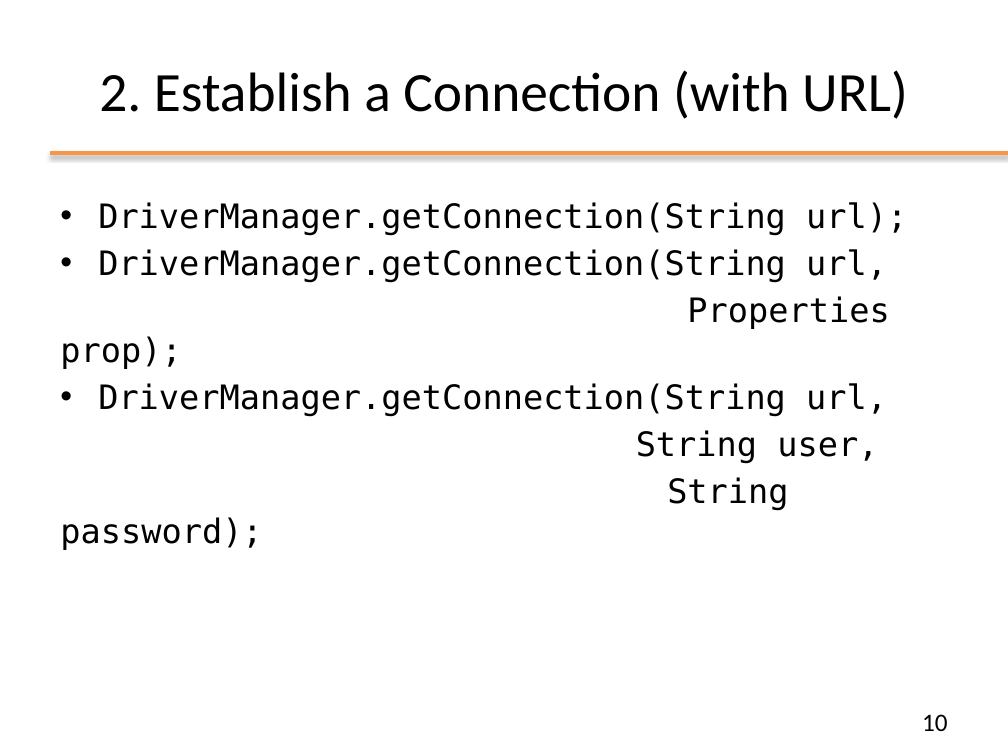
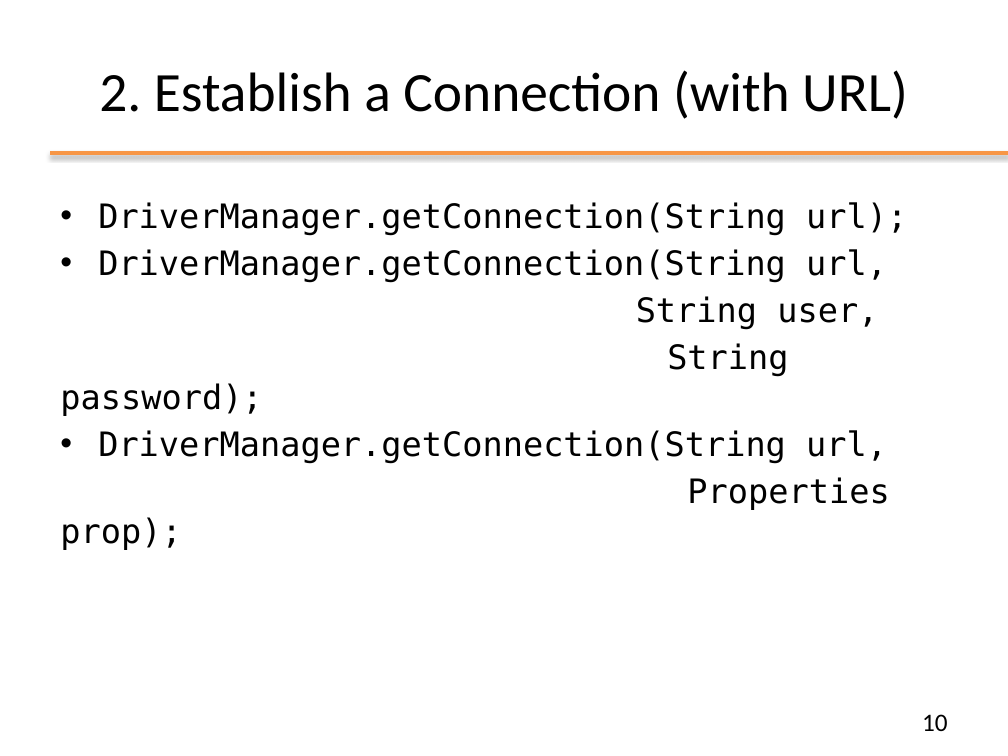
Before and after one commit to Andrea99-beep/ooprogramming, a slide deck: slide 10 of slides/ppt/08_JDBC.pptx. Drawn at 1008x756 pixels with LibreOffice and Linux fonts; fonts in the diff are those of the drawing; background and template pictures are left out. Boxes give left, top, right and bottom in pixels: in the first picture for what was removed or moved away, otherwise in the second. Text is boxed around its words. In the diff, an @@ line names an element or a change of style, - is before the commit and + after.

```diff
--- a/slides/ppt/08_JDBC.pptx
+++ b/slides/ppt/08_JDBC.pptx
@@ text at (60, 249, 889, 369): paragraphs removed @@
-• DriverManager.getConnection(String url,
-Properties prop);
@@ text at (60, 430, 889, 550): paragraphs added @@
+• DriverManager.getConnection(String url,
+Properties prop);
```
Also in this commit, not shown: 18 other files.
